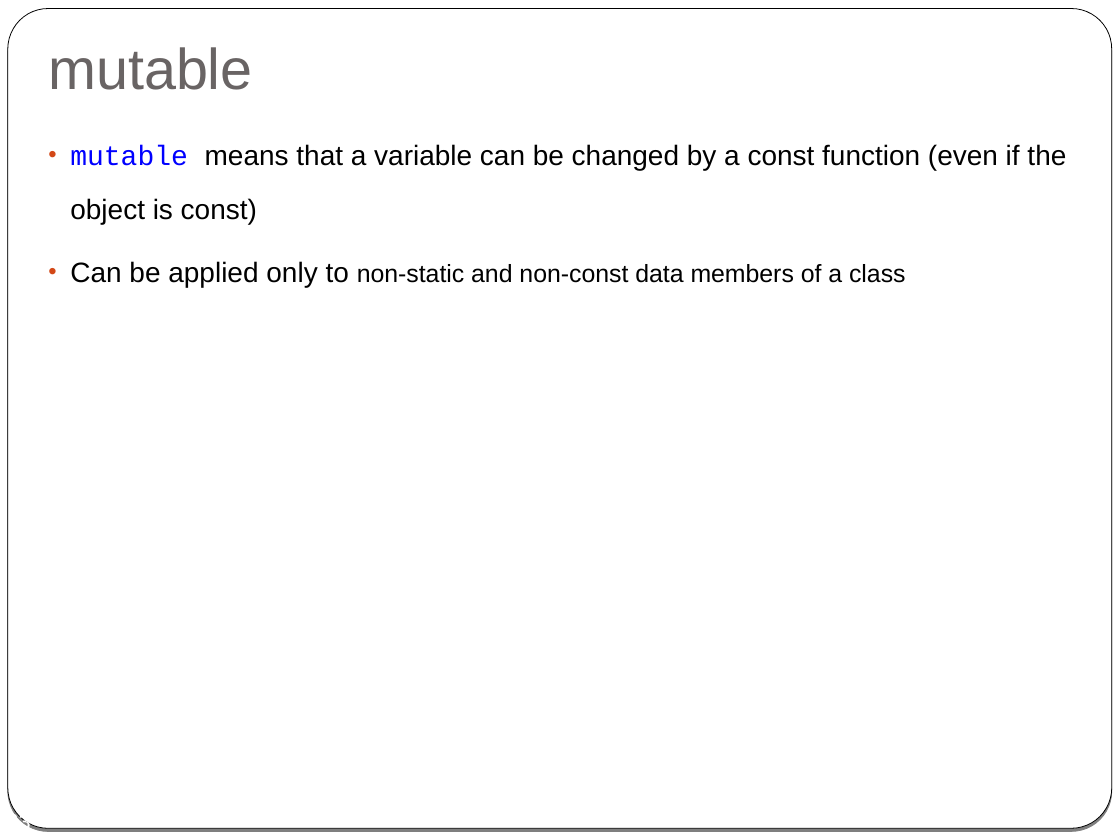
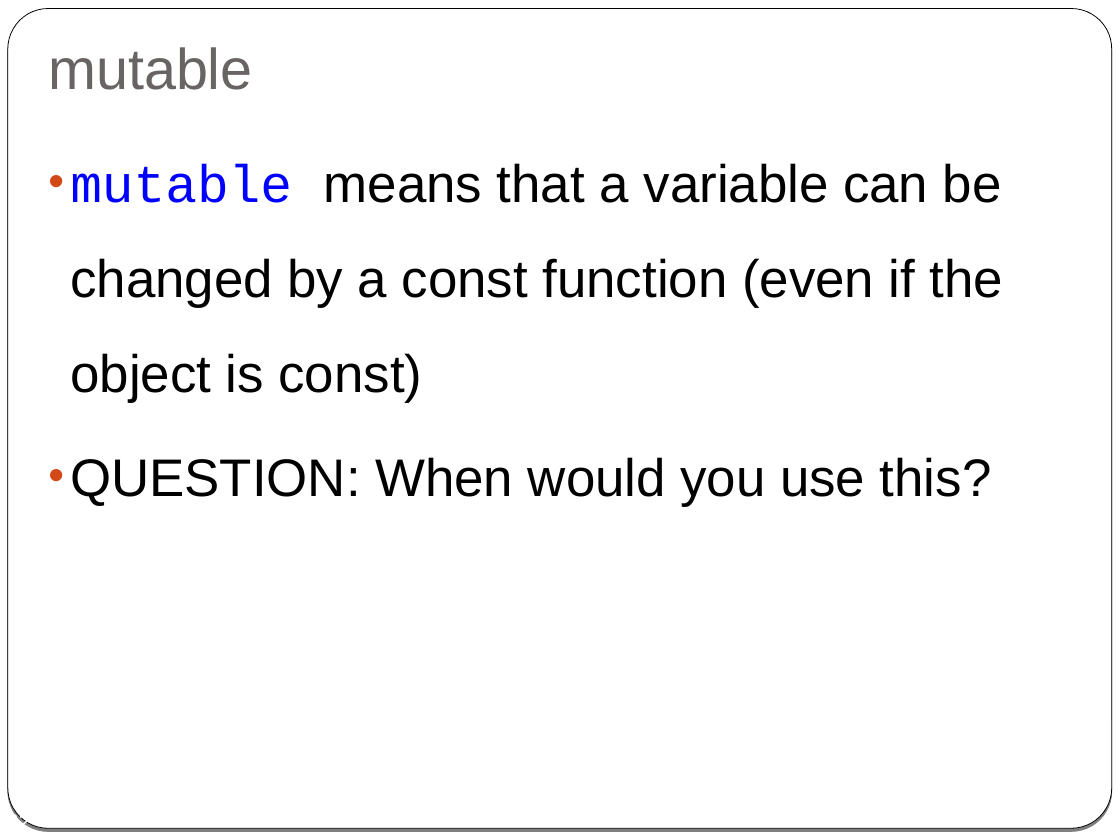
Before and after one commit to cpp-at-ariel/cpp-5779, a slide deck: slide 22 of week03-reference-const/slides-2-reference.odp (slide 23 before the commit). Drawn at 1120x840 pixels with LibreOffice and Linux fonts; fonts in the diff are those of the drawing. Boxes give left, top, right and bottom in pixels: in the first picture for what was removed or moved away, otherwise in the second. Text is boxed around its words. In the diff, an @@ line names an element or a change of style, - is before the commit and + after.

```diff
--- a/week03-reference-const/slides-2-reference.odp
+++ b/week03-reference-const/slides-2-reference.odp
@@ text at (x1=70, y1=163, x2=1003, y2=403): size 18 to 34 pt in "mutable means that a variable can be ..."; line spacing 1.6 to 1.5 @@
@@ text at (x1=70, y1=457, x2=992, y2=507): text changed; size 16 to 34 pt @@
-• Can be applied only to non-static and non-const data members of a class
+• QUESTION: When would you use this?
@@ page number at (x1=6, y1=812, x2=30, y2=827): text changed @@
-23
+22
```
Also in this commit, not shown: 4 other slides changed, 1 slide removed, 13 other files.
